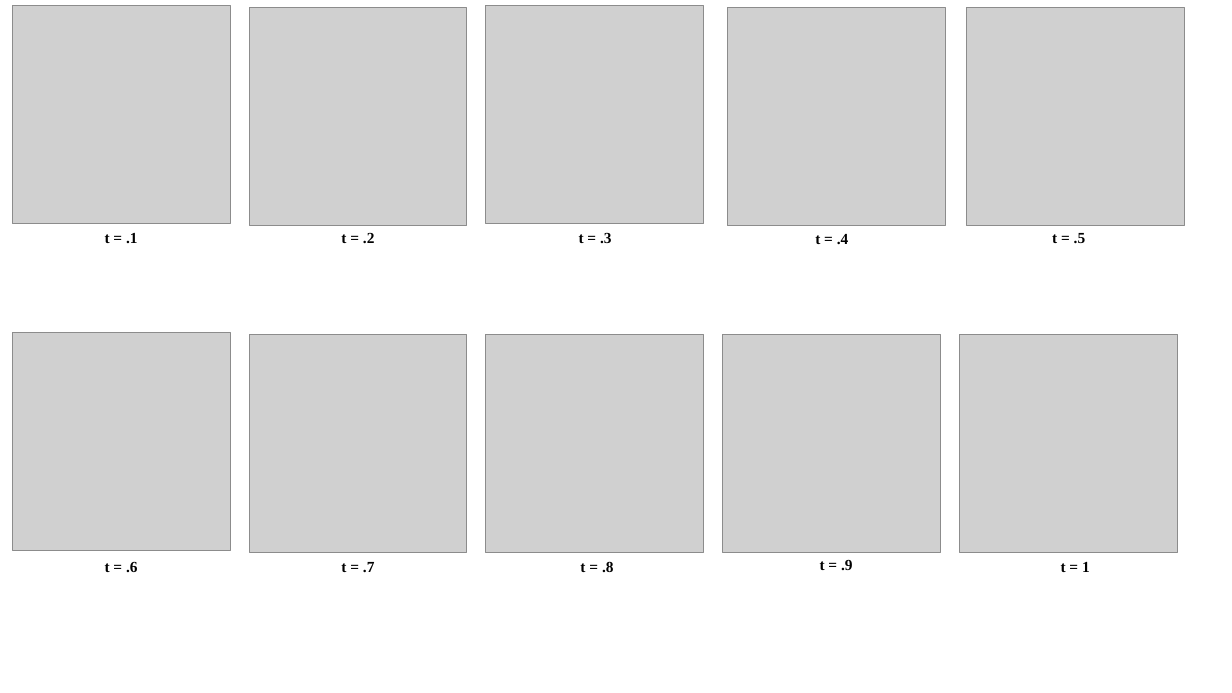
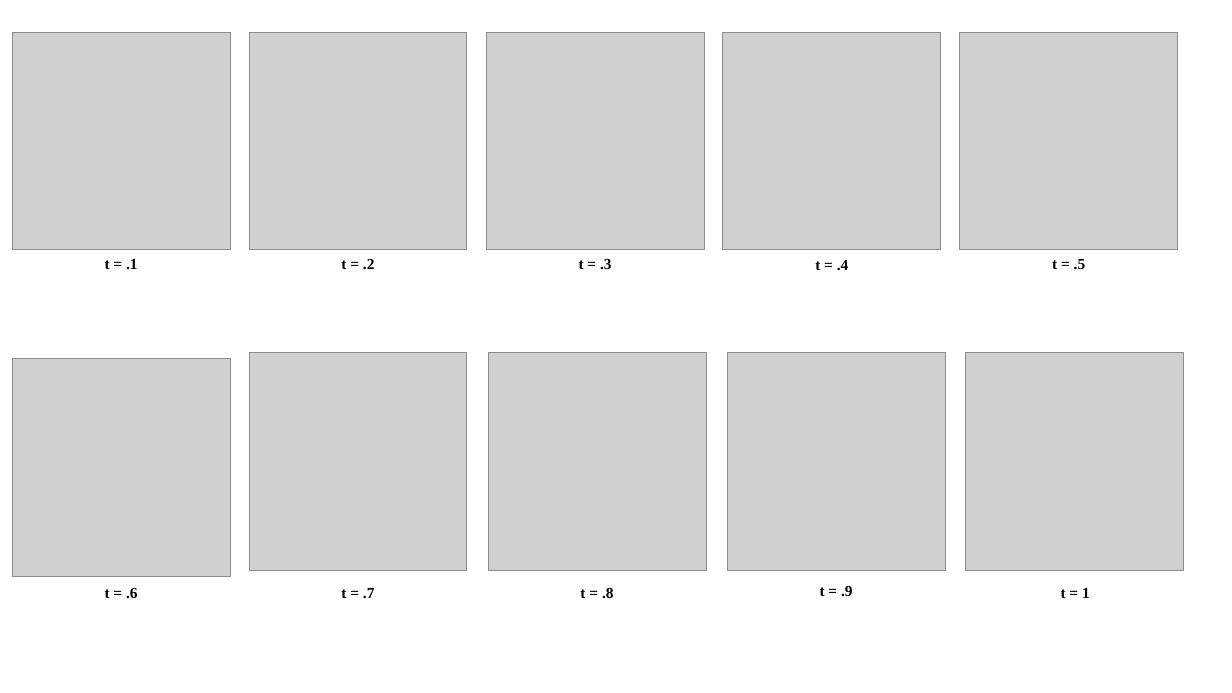
Before and after one commit to Tazering/UVA-CS, a slide deck: slide 4 of CS-6501_Zhang/PS2/PS2/PS2_Q2/code+data/figures/results.pptx. Drawn at 1232x693 pixels with LibreOffice and Linux fonts; fonts in the diff are those of the drawing; grey boxes stand for pictures. Boxes give left, top, right and bottom in pixels: in the first picture for what was removed or moved away, otherwise in the second. Text is boxed around its words. In the diff, an @@ line names an element or a change of style, - is before the commit and + after.

```diff
--- a/CS-6501_Zhang/PS2/PS2/PS2_Q2/code+data/figures/results.pptx
+++ b/CS-6501_Zhang/PS2/PS2/PS2_Q2/code+data/figures/results.pptx
@@ 10 texts, 4 pictures: place and size @@
-10 texts, 4 pictures at [12,6,1090,572]
+10 texts, 4 pictures at [12,32,1090,598]
@@ picture: place and size @@
-picture at [727,7,945,226]
+picture at [723,32,941,250]
@@ picture: place and size @@
-picture at [967,7,1185,226]
+picture at [959,32,1177,250]
@@ picture: place and size @@
-picture at [249,335,467,553]
+picture at [250,353,468,571]
@@ picture: place and size @@
-picture at [486,335,704,553]
+picture at [488,353,706,571]
@@ picture: place and size @@
-picture at [723,335,941,553]
+picture at [727,353,945,571]
@@ picture: place and size @@
-picture at [960,335,1178,553]
+picture at [966,353,1184,571]
```
Also in this commit, not shown: 3 other slides changed, 15 other files.
